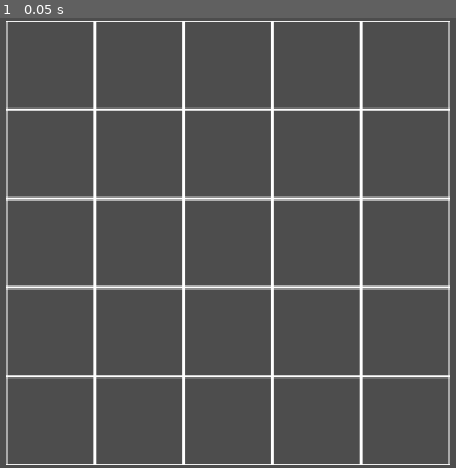
Above: before the commit, frame 1.
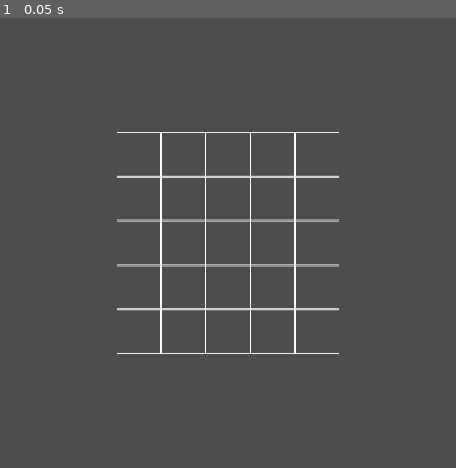
Above: after the commit, the same moment.

Repository: TheLizarditto/Foxtrot1Prototipo
Game: Godot game, scene res://Scenes/main.tscn
The game is run twice, just before and just after one commit, with the same random seed, the same clock (stepped at 60 frames per second) and the same inputs. Before the commit the project has no main scene; this scene is started directly in both runs.
Inputs:
- Up to frame 1 (0.05 s): no input

The runs differ from the first frame. In frame 1, 10% of the frame differs, in the area x 1-99%, y 0-100%.

Commit message:
Feat: defini los limites del tablero y cree una funcion para obtener una posicion en el tablero

Diff:
--- a/Scenes/main.tscn
+++ b/Scenes/main.tscn
@@ -7,4 +7,3 @@
 [node name="Tablero" parent="." unique_id=980927273 instance=ExtResource("1_h0ha0")]
 
 [node name="Camera2D" type="Camera2D" parent="Tablero" unique_id=496038153]
-zoom = Vector2(2, 2)
--- a/Scripts/tablero.gd
+++ b/Scripts/tablero.gd
@@ -4,19 +4,27 @@
 @export var filas := 5
 
 @onready var cuadro: Sprite2D = $Cuadro
+@onready var tamano_celda := cuadro.texture.get_size()
 
 func _ready() -> void:
+
 	_generar_tablero()
 
 
-func _generar_tablero() -> void:
-	var tamano_celda := cuadro.texture.get_size()
-	var paso := tamano_celda + Vector2(0, 0)
+func _obtener_inicio() -> Vector2:
+
 	var tamano_tablero := Vector2(
-		columnas * tamano_celda.x ,
+		columnas * tamano_celda.x,
 		filas * tamano_celda.y
 	)
 	var inicio := -tamano_tablero / 2.0 + tamano_celda / 2.0
+
+	return inicio
+
+func _generar_tablero() -> void:
+
+	var inicio = _obtener_inicio()
+
 	for fila in filas:
 		for columna in columnas:
 			var celda: Sprite2D
@@ -26,4 +34,19 @@
 				celda = cuadro.duplicate()
 				add_child(celda)
 
-			celda.position = inicio + Vector2(columna * paso.x, fila * paso.y)
+			celda.position = inicio + Vector2(columna * tamano_celda.x, fila * tamano_celda.y)
+
+func _obtener_posicion_en_tablero(columna: int, fila: int) -> Vector2:
+
+	if columna < 0 or columna >= columnas:
+		return Vector2.ZERO
+
+	if fila < 0 or fila >= filas:
+		return Vector2.ZERO
+
+	var inicio = _obtener_inicio()
+
+	return inicio + Vector2(
+		columna * tamano_celda.x,
+		fila * tamano_celda.y
+	)
--- a/project.godot
+++ b/project.godot
@@ -11,6 +11,7 @@
 [application]
 
 config/name="The Last Knight"
+run/main_scene="uid://b4nn81kl12ga3"
 config/features=PackedStringArray("4.7", "Forward Plus")
 config/icon="res://icon.svg"
 
